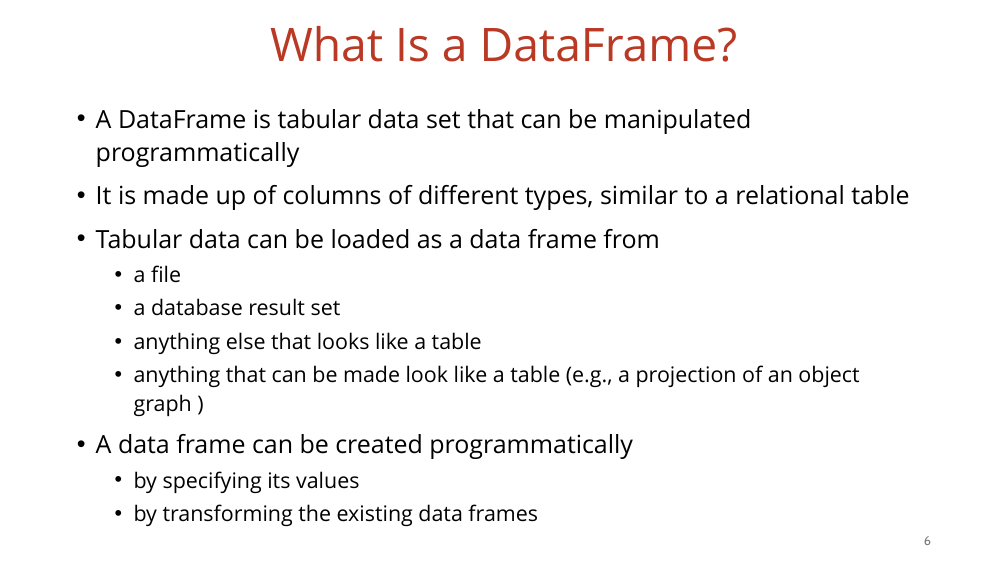
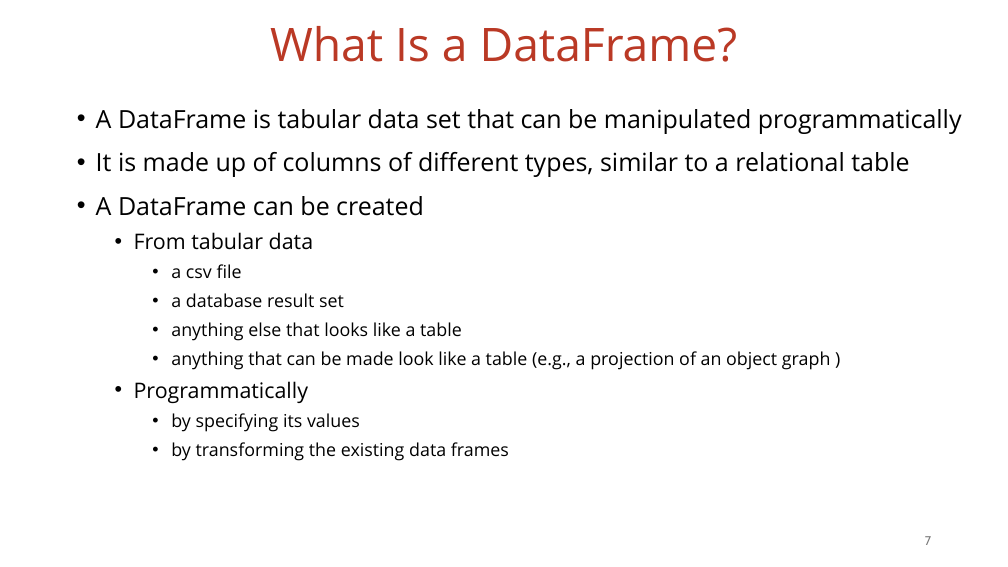
Before and after one commit to vmzakharov/missing-dataframe-talk, a slide deck: slide 7 of presentation/Missing_Dataframe_Short.pptx (slide 6 before the commit). Drawn at 1008x567 pixels with LibreOffice and Linux fonts; fonts in the diff are those of the drawing. Boxes give left, top, right and bottom in pixels: in the first picture for what was removed or moved away, otherwise in the second. Text is boxed around its words. In the diff, an @@ line names an element or a change of style, - is before the commit and + after.

Commit message:
updates slides

```diff
--- a/presentation/Missing_Dataframe_Short.pptx
+++ b/presentation/Missing_Dataframe_Short.pptx
@@ text at box(96, 196, 424, 278): text changed @@
-• Tabular data can be loaded as a data frame from
-  • a file
+• A DataFrame can be created
+  • From tabular data
+    • a csv file
@@ text at box(171, 293, 831, 461): size 20.4 to 17 pt in "a database result set", "anything else that looks like a table", "anything that can be made look like ...", "by specifying its values" and 1 more places; list level 2 to 3 in "a database result set"; list level 2 to 3 in "anything else that looks like ..."; list level 2 to 3 in "anything that can be made ..."; list level 2 to 3 in "by specifying its values"; list level 2 to 3 in "by transforming the existing data ..." @@
@@ text at box(134, 381, 309, 403): text changed; size 23.8 to 20.4 pt @@
-• A data frame can be created programmatically
+  • Programmatically
@@ page number at box(925, 536, 931, 545): text changed @@
-6
+7
```
Also in this commit, not shown: 12 other slides changed, 2 slides added, 1 other file.
